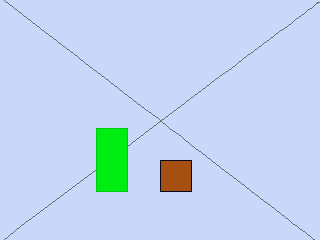
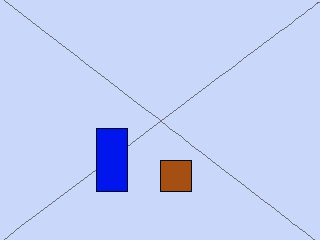
Comparing the layer stacks of the two 320×240 images. Changes:
painted on "Layer 1" over [96, 128, 128, 192]
